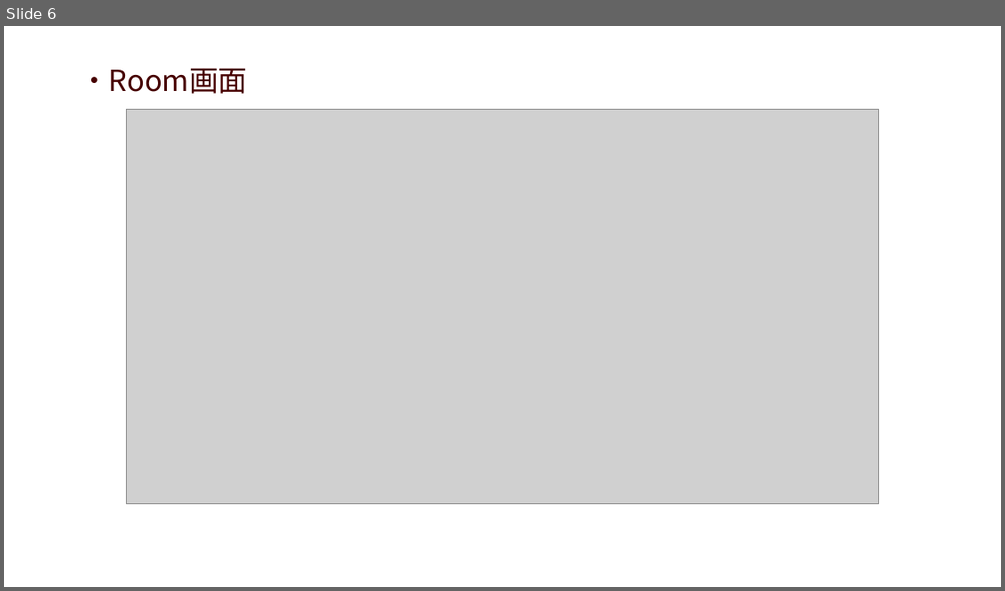
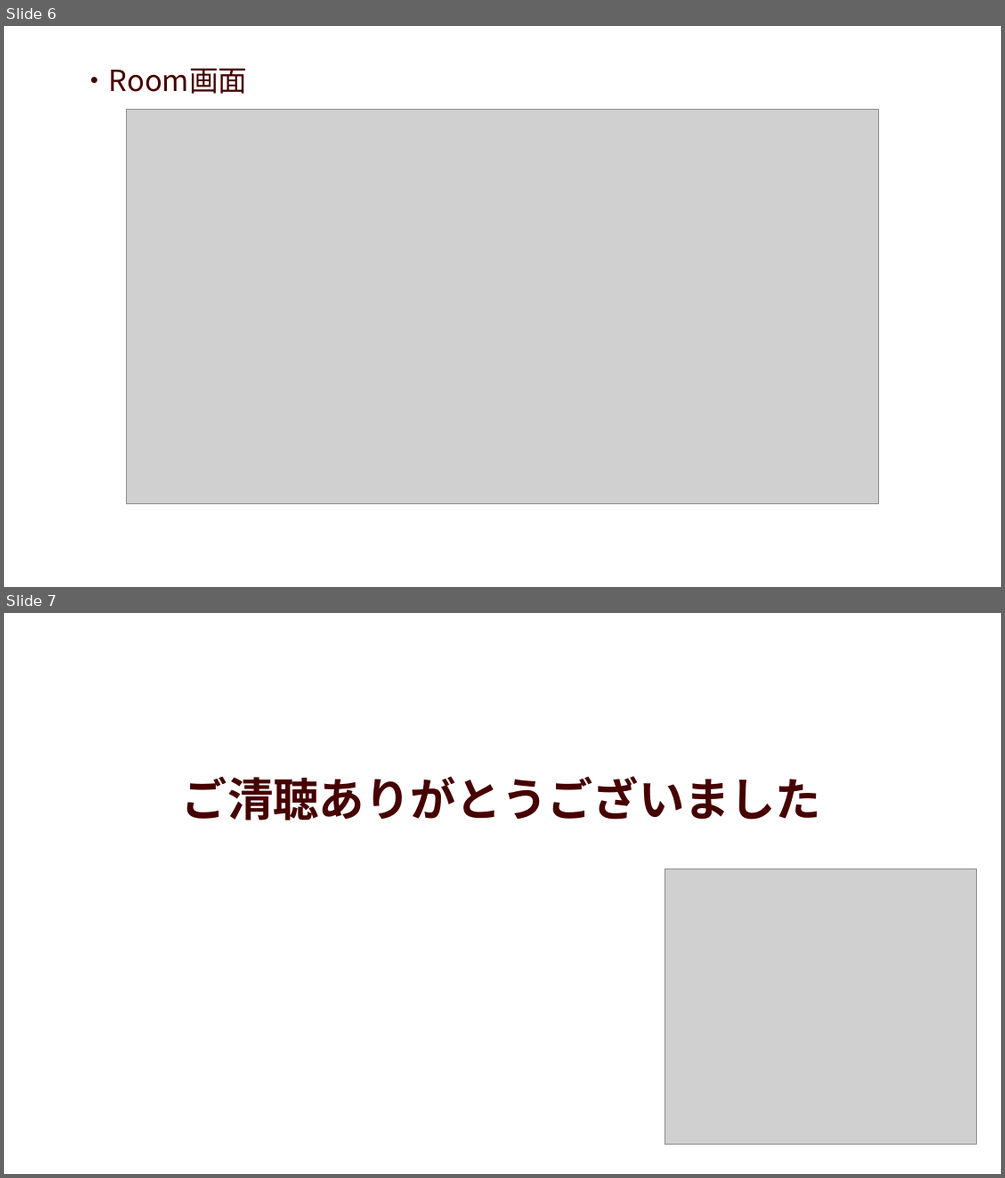
Before and after one commit to fusausa/IVY-Chat, a slide deck: プレゼン.pptx. Shown one above the other, each under a label of ours: slide 6 before the commit, slides 6 and 7 after it. The pictures are 1005x591 and 1005x1178 pixels, drawn with LibreOffice and Linux fonts; fonts in the diff are those of the drawing; grey boxes stand for pictures. Boxes give left, top, right and bottom in pixels: in the first picture for what was removed or moved away, otherwise in the second. Text is boxed around its words. In the diff, an @@ line names an element or a change of style, - is before the commit and + after.

Commit message:
最終ページ追加

```diff
--- a/プレゼン.pptx
+++ b/プレゼン.pptx
@@ slide 7 added at (4, 613, 1001, 1174), background #FFFFFF @@
@@ title added at (182, 776, 822, 820), 44 pt, text #460000, bold @@
+ご清聴ありがとうございました
@@ picture added at (665, 868, 977, 1144) @@
```
